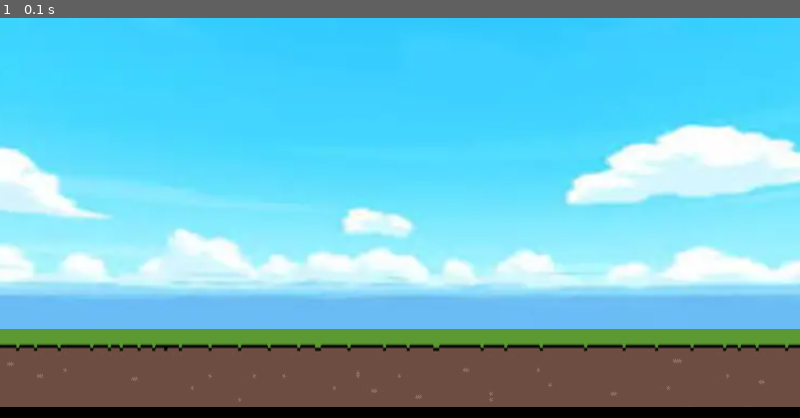
Above: before the commit, frame 1.
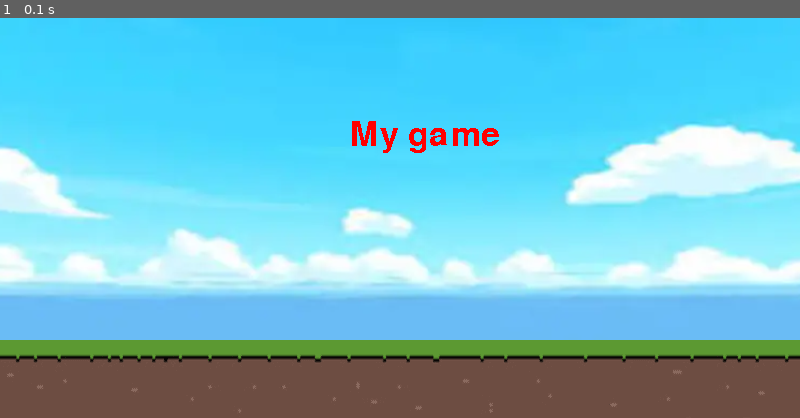
Above: after the commit, the same moment.

Repository: AJHS-Kelley/8b-ajhs-game-programming-23-24-qwertyuiop38000
Game: pygame game, started from 08_ultimateIntroPygame/Game.py
The game is run twice, just before and just after one commit, with the same random seed, the same clock (stepped at 60 frames per second) and the same inputs.
Inputs:
- Up to frame 1 (0.1 s): no input

The runs differ from the first frame. In frame 1, 9.9% of the frame differs, in the area x 0-100%, y 25-100%.

Commit message:
3435434353

Diff:
--- a/08_ultimateIntroPygame/Game.py
+++ b/08_ultimateIntroPygame/Game.py
@@ -6,9 +6,11 @@
 screen = pygame.display.set_mode((800,400))
 pygame.display.set_caption('Runner')
 clock = pygame.time.Clock()
+test_font = pygame.font.Font(None, 50)
 
 Sky_Surface = pygame.image.load('img/ultPygame/Sky_Image.jpg')
 Ground_Surface = pygame.image.load('img/ultPygame/Ground_Image.png')
+text_Surface = test_font.render('My game', False, 'Red')
 
 while True:
     for event in pygame.event.get():
@@ -17,7 +19,8 @@
             exit()
 
     screen.blit(Sky_Surface, (0,0))
-    screen.blit(Ground_Surface, (0,300))
+    screen.blit(Ground_Surface, (0,311))
+    screen.blit(text_Surface, (350,100))
 
     pygame.display.update()
     clock.tick(60)
